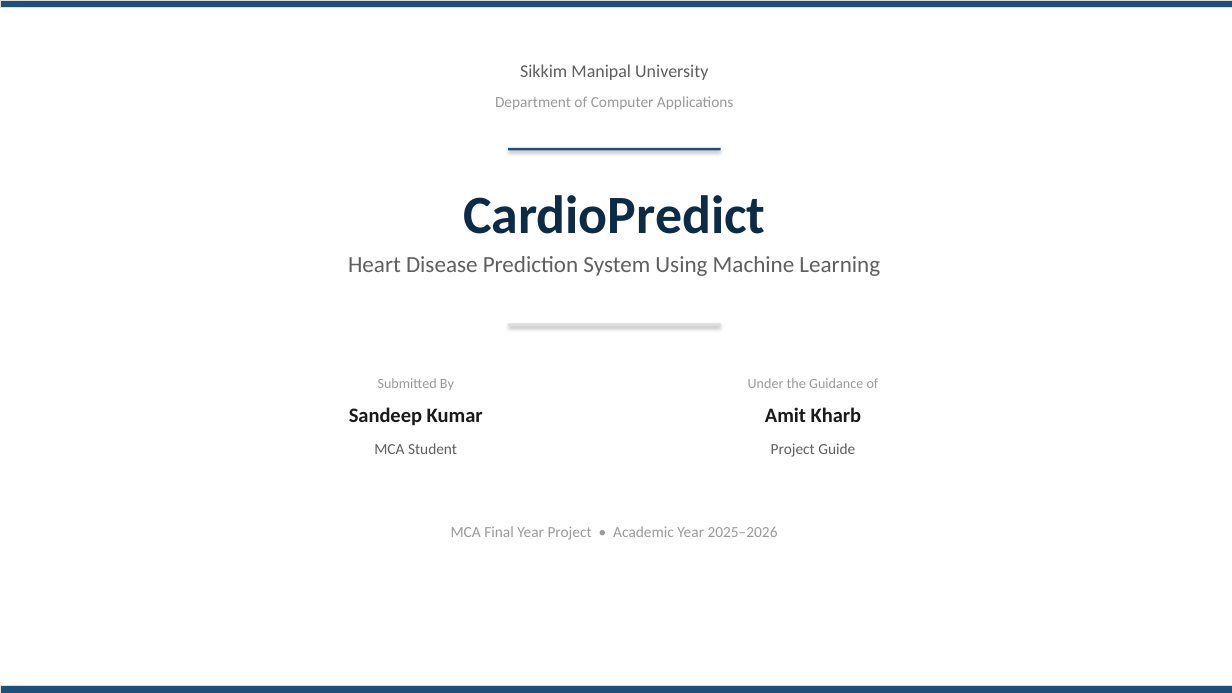
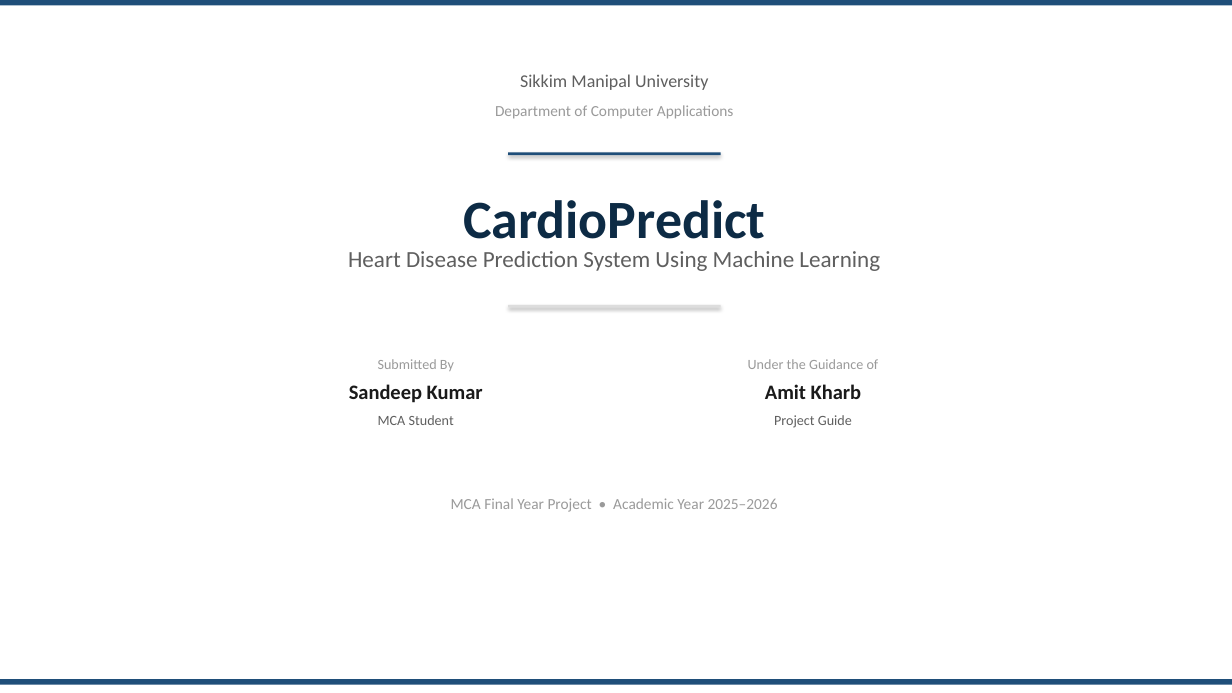
Before and after one commit to sandeeep-kr/HeartDiseaseProject, a slide deck: slide 1 of CardioPredict_Presentation.pptx. Drawn at 1232x693 pixels with LibreOffice and Linux fonts; fonts in the diff are those of the drawing. Boxes give left, top, right and bottom in pixels: in the first picture for what was removed or moved away, otherwise in the second. Text is boxed around its words. In the diff, an @@ line names an element or a change of style, - is before the commit and + after.

Commit message:
Fix PPT formatting: overflow fixes, consistent headers/footers, no emoji, proper spacing

```diff
--- a/CardioPredict_Presentation.pptx
+++ b/CardioPredict_Presentation.pptx
@@ rectangle at bbox=[0, 0, 1232, 6]: outline #DDDDDD 0.5 pt to none @@
@@ text "Sikkim Manipal University": place and size @@
-text "Sikkim Manipal University" at bbox=[520, 64, 708, 80]
+text "Sikkim Manipal University" at bbox=[520, 74, 708, 90]
@@ text "Department of Computer Applications": place and size @@
-text "Department of Computer Applications" at bbox=[495, 96, 733, 110]
+text "Department of Computer Applications" at bbox=[495, 105, 733, 119]
@@ rectangle: place and size @@
-rectangle at bbox=[508, 148, 721, 151]
+rectangle at bbox=[508, 152, 721, 155]
@@ text "CardioPredict": place and size @@
-text "CardioPredict" at bbox=[463, 195, 765, 234]
+text "CardioPredict" at bbox=[463, 200, 765, 239]
@@ text "Heart Disease Prediction System Using ...": place and size @@
-text "Heart Disease Prediction System Using ..." at bbox=[348, 256, 880, 276]
+text "Heart Disease Prediction System Using ..." at bbox=[348, 251, 880, 271]
@@ rectangle: place and size @@
-rectangle at bbox=[508, 323, 721, 326]
+rectangle at bbox=[508, 305, 721, 308]
@@ text "Submitted By": place and size @@
-text "Submitted By" at bbox=[378, 378, 454, 390]
+text "Submitted By" at bbox=[378, 359, 454, 371]
@@ text "Under the Guidance of": place and size @@
-text "Under the Guidance of" at bbox=[748, 378, 879, 388]
+text "Under the Guidance of" at bbox=[748, 359, 879, 369]
@@ text "Sandeep Kumar": place and size @@
-text "Sandeep Kumar" at bbox=[349, 407, 483, 426]
+text "Sandeep Kumar" at bbox=[349, 384, 483, 403]
@@ text "Amit Kharb": place and size @@
-text "Amit Kharb" at bbox=[765, 407, 862, 422]
+text "Amit Kharb" at bbox=[765, 384, 862, 399]
@@ text "MCA Student": place and size @@
-text "MCA Student" at bbox=[374, 443, 457, 454]
+text "MCA Student" at bbox=[378, 415, 454, 425]
@@ text "MCA Student" at bbox=[378, 415, 454, 425]: size 12 to 11 pt @@
@@ text "Project Guide" at bbox=[774, 415, 852, 428]: size 12 to 11 pt @@
@@ text "Project Guide": place and size @@
-text "Project Guide" at bbox=[771, 443, 855, 457]
+text "Project Guide" at bbox=[774, 415, 852, 428]
@@ text "MCA Final Year Project • ...": place and size @@
-text "MCA Final Year Project • ..." at bbox=[451, 526, 778, 540]
+text "MCA Final Year Project • ..." at bbox=[451, 498, 778, 512]
@@ rectangle at bbox=[0, 679, 1232, 685]: outline #DDDDDD 0.5 pt to none @@
@@ rectangle: place and size @@
-rectangle at bbox=[0, 686, 1232, 693]
+rectangle at bbox=[0, 679, 1232, 685]
```
Also in this commit, not shown: 14 other slides changed.
